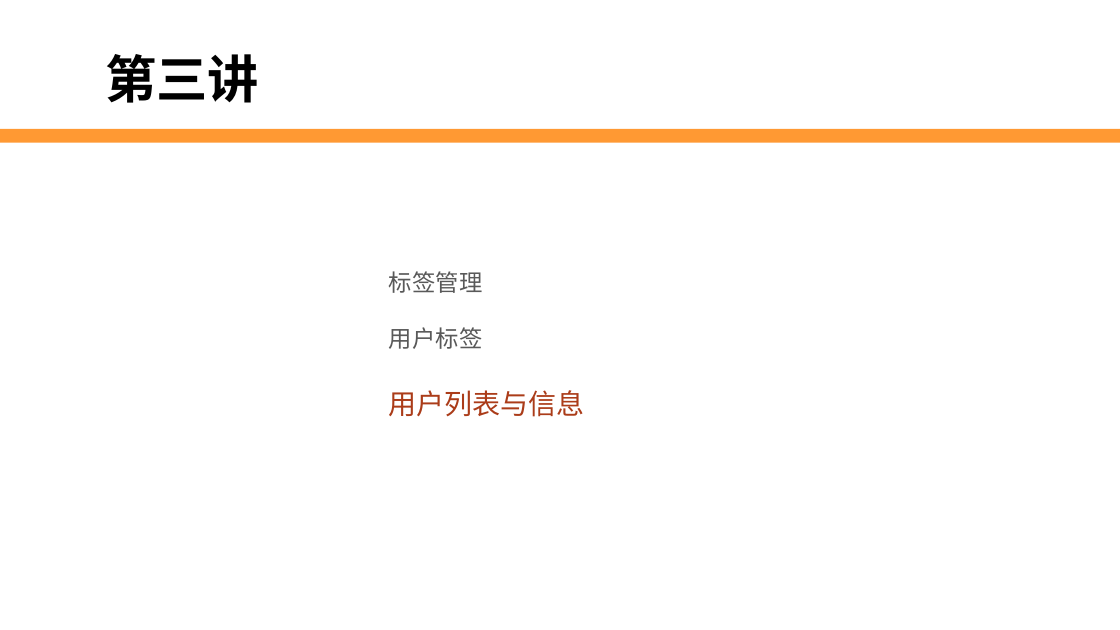
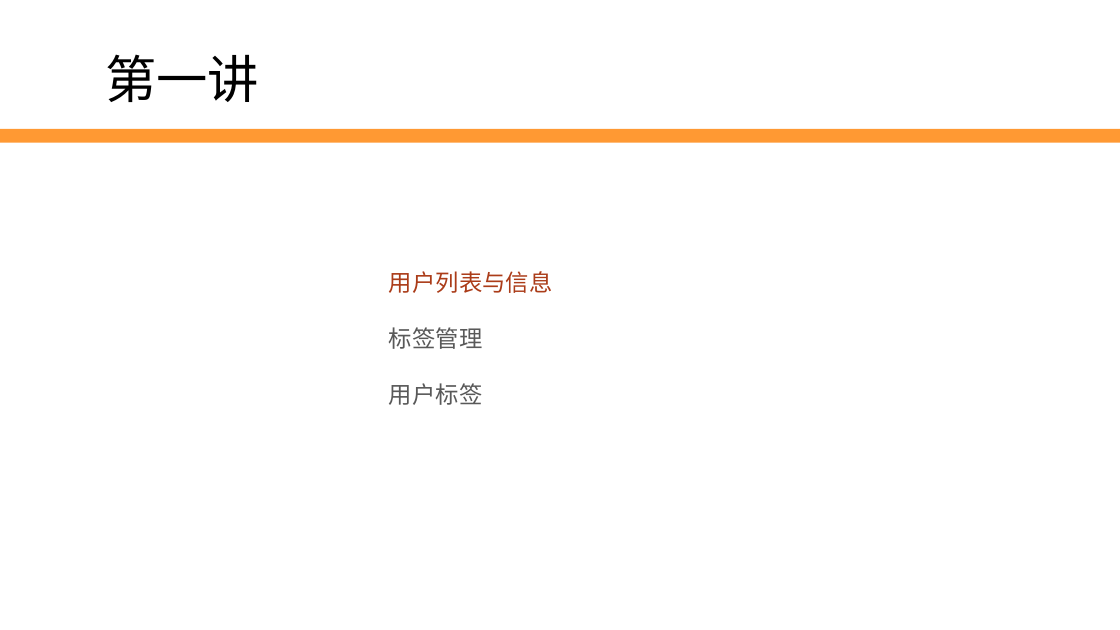
Before and after one commit to edu2act/2017-2018_1st_Wechat_Web_Programming, a slide deck: slide 4 of 课程ppt/第8讲 用户管理.pptx (slide 22 before the commit). Drawn at 1120x630 pixels with LibreOffice and Linux fonts; fonts in the diff are those of the drawing; background and template pictures are left out. Boxes give left, top, right and bottom in pixels: in the first picture for what was removed or moved away, otherwise in the second. Text is boxed around its words. In the diff, an @@ line names an element or a change of style, - is before the commit and + after.

```diff
--- a/课程ppt/第8讲 用户管理.pptx
+++ b/课程ppt/第8讲 用户管理.pptx
@@ text at (105, 54, 259, 102): text changed; bold off @@
-第三讲
+第一讲
@@ text at (389, 271, 553, 293): paragraph added @@
+1. 用户列表与信息
@@ text at (389, 390, 585, 417): paragraph removed @@
-3. 用户列表与信息
```
Also in this commit, not shown: 20 other slides changed, 3 slides added.
